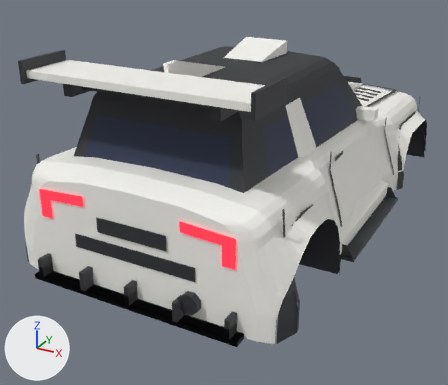
The FBX model assets/meshes/requin/Requin.fbx as it was, and as the next commit left it.
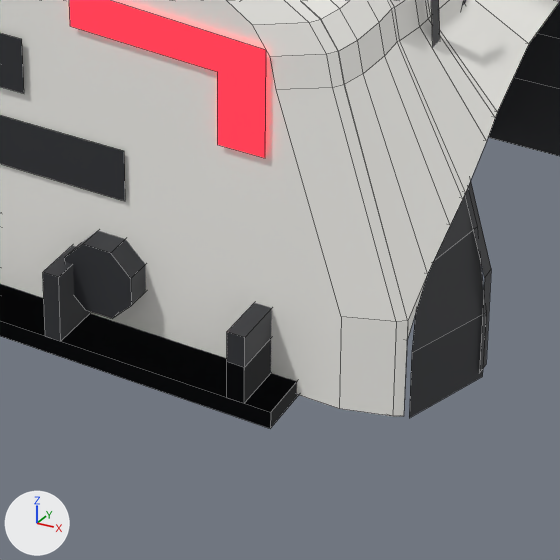
The first picture shows the older version from a 50 mm lens placed at (6.52, -13.81, 5.47), pointed at (-0.58, -0.9, -0.98). The close-ups show the older and then the newer version on the part from 36% to 71% of the width and 58% to 100% of the height of that picture. Only the edits that show in the close-ups are written down. The lights are fixed; the arrows at lower left show +X, +Y and +Z. The close-ups show mesh edges as thin lines.

The first close-up shows 'ArchLip_RR', 'BumperRear', 'Exhaust', 'Fender_RR', 'Ink_BumpR_R', 'Opt_Diffuser_Race_AccDiffuserRace', 'Opt_Diffuser_Road_AccDiffuser', 'RearPanel', 'TailGarnish', 'TailLight_R', 'Underbody'.
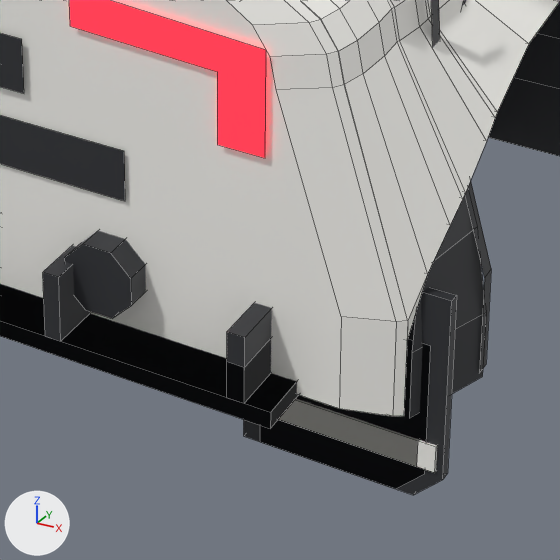
Changed parts and their boxes (x1, y1, x2, y2) in the close-ups (560 x 560 px):
'Opt_Mudflaps_Long_AccMudflapsLong', added
    after: (244, 287, 457, 495)
'Opt_Mudflaps_Rally_AccMudflaps', added
    after: (260, 339, 431, 489)
'Opt_Mudflaps_Long_AccMudflapsLongBand', added
    after: (278, 399, 437, 473)
'Opt_Mudflaps_Rally_AccMudflapsBand', added
    after: (279, 399, 418, 466)

What the commit changed:
Mesh me_opt_mudflaps_rally_accmudflaps is new.
It has 40 vertices, 28 faces and spans x -3.06..3.06, y -5.38..2.78, z -1.95..-1.0.
It uses material mat_trim (dark grey #2f3035).
Mesh me_opt_mudflaps_long_accmudflapslong is new.
It has 40 vertices, 28 faces and spans x -3.16..3.16, y -5.38..2.78, z -1.95..-0.7.
It uses material mat_trim (dark grey #2f3035).
Mesh me_opt_mudflaps_long_accmudflapslongband is new.
It consists of a box spanning x 2.04..3.12, y 2.7..2.8, z -1.75..-1.59; a box spanning x -3.12..-2.04, y 2.7..2.8, z -1.75..-1.59; a box spanning x 2.04..3.12, y -5.4..-5.3, z -1.75..-1.59; a box spanning x -3.12..-2.04, y -5.4..-5.3, z -1.75..-1.59.
It uses material mat_body (white #f7f6f1).
Mesh me_opt_mudflaps_rally_accmudflapsband is new.
It consists of a box spanning x 2.14..3.02, y 2.7..2.8, z -1.75..-1.59; a box spanning x -3.02..-2.14, y 2.7..2.8, z -1.75..-1.59; a box spanning x 2.14..3.02, y -5.4..-5.3, z -1.75..-1.59; a box spanning x -3.02..-2.14, y -5.4..-5.3, z -1.75..-1.59.
It uses material mat_body (white #f7f6f1).
Object 'Opt_Mudflaps_Rally_AccMudflaps' (ob_opt_mudflaps_rally_accmudflaps) is new; it shows me_opt_mudflaps_rally_accmudflaps.
Its location is (0.0, 0.0, 0.0).
Object 'Opt_Mudflaps_Long_AccMudflapsLong' (ob_opt_mudflaps_long_accmudflapslong) is new; it shows me_opt_mudflaps_long_accmudflapslong.
Its location is (0.0, 0.0, 0.0).
Object 'Opt_Mudflaps_Long_AccMudflapsLongBand' (ob_opt_mudflaps_long_accmudflapslongband) is new; it shows me_opt_mudflaps_long_accmudflapslongband.
Its location is (0.0, 0.0, 0.0).
Object 'Opt_Mudflaps_Rally_AccMudflapsBand' (ob_opt_mudflaps_rally_accmudflapsband) is new; it shows me_opt_mudflaps_rally_accmudflapsband.
Its location is (0.0, 0.0, 0.0).
